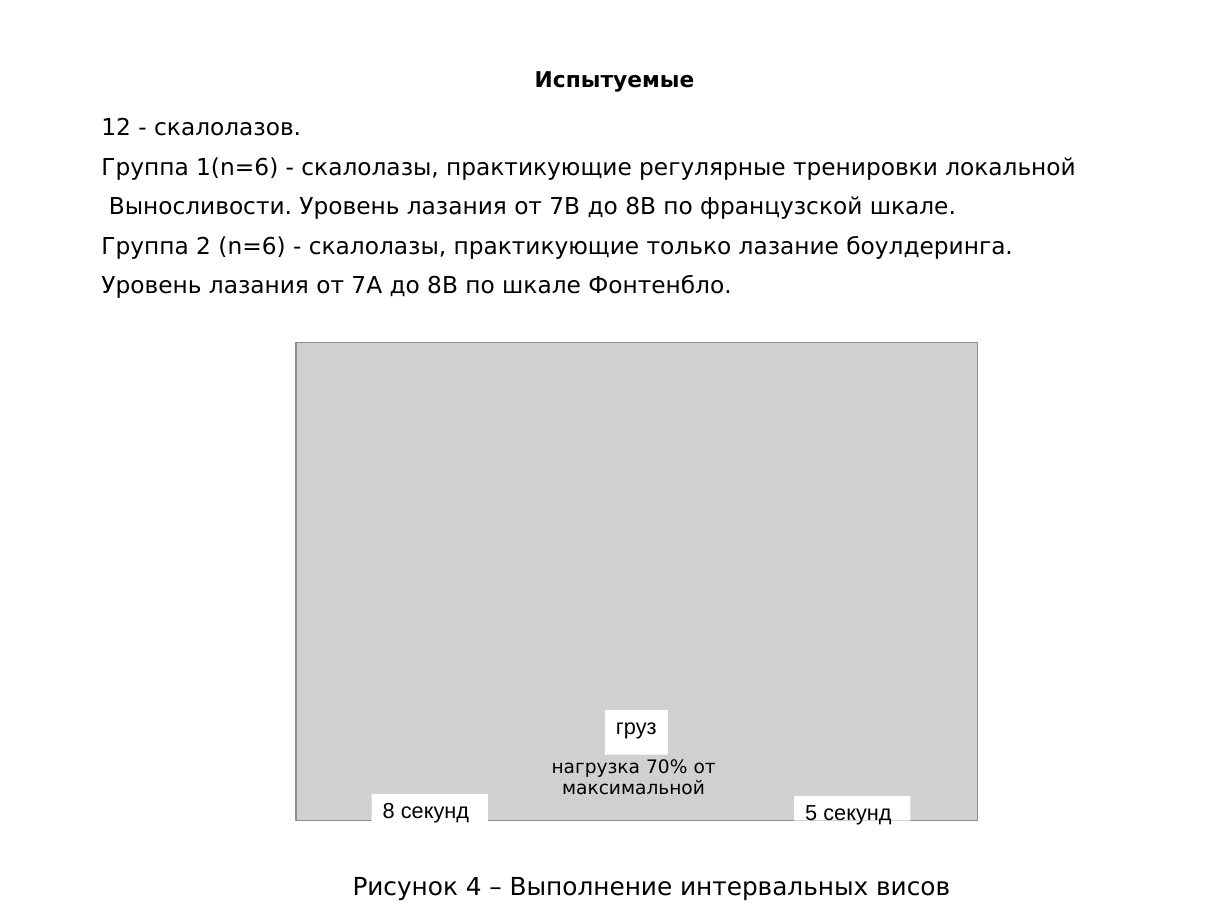
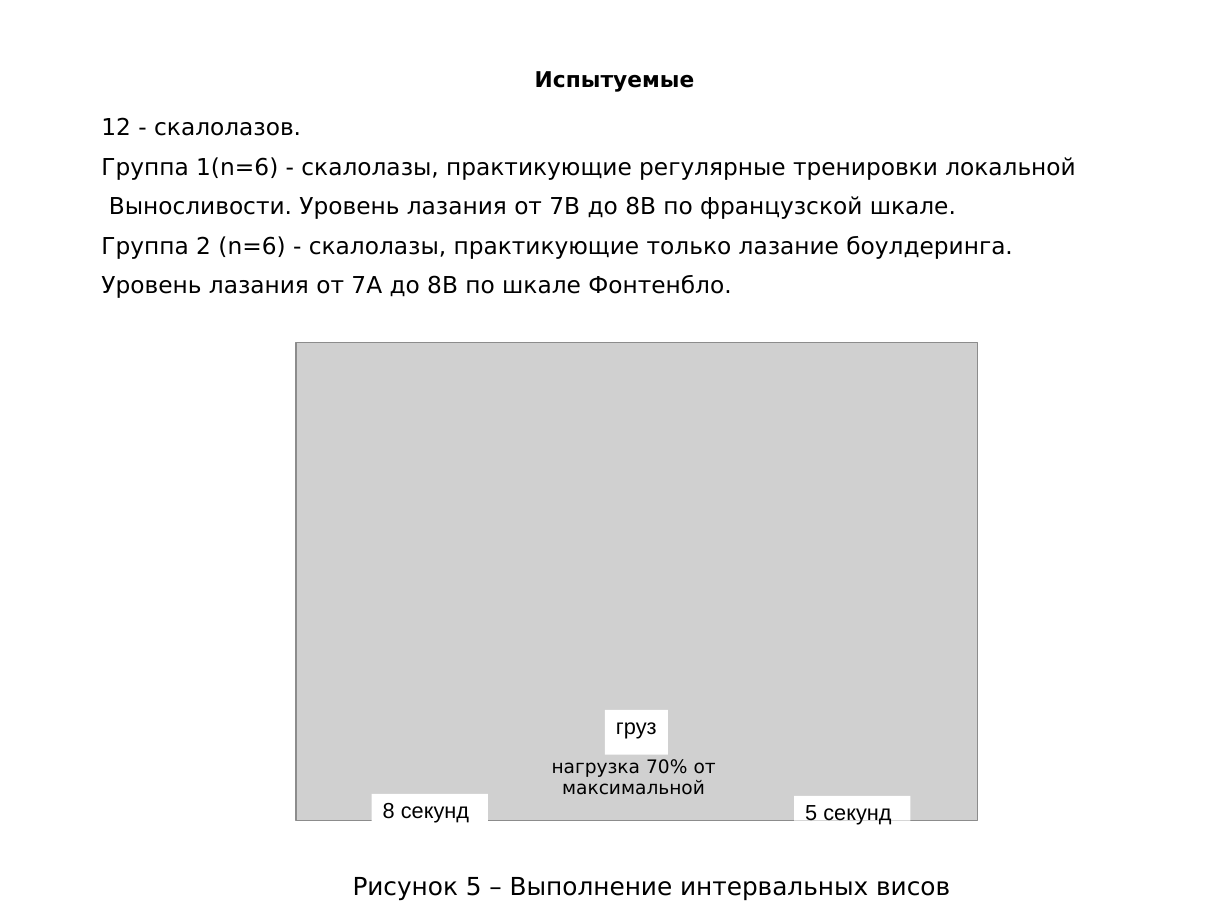
Before and after one commit to VlasenkoPavel/pv-repo, a slide deck: slide 15 of Prezent Vlasenko.ppt (slide 17 before the commit). Drawn at 1232x924 pixels with LibreOffice and Linux fonts; fonts in the diff are those of the drawing; grey boxes stand for pictures. Boxes give left, top, right and bottom in pixels: in the first picture for what was removed or moved away, otherwise in the second. Text is boxed around its words. In the diff, an @@ line names an element or a change of style, - is before the commit and + after.

```diff
--- a/Prezent Vlasenko.ppt
+++ b/Prezent Vlasenko.ppt
@@ text at [353,877,950,901]: text changed @@
-Рисунок 4 – Выполнение интервальных висов
+Рисунок 5 – Выполнение интервальных висов
```
Also in this commit, not shown: 4 other slides changed, 3 slides added, 9 slides removed, 1 other file.
